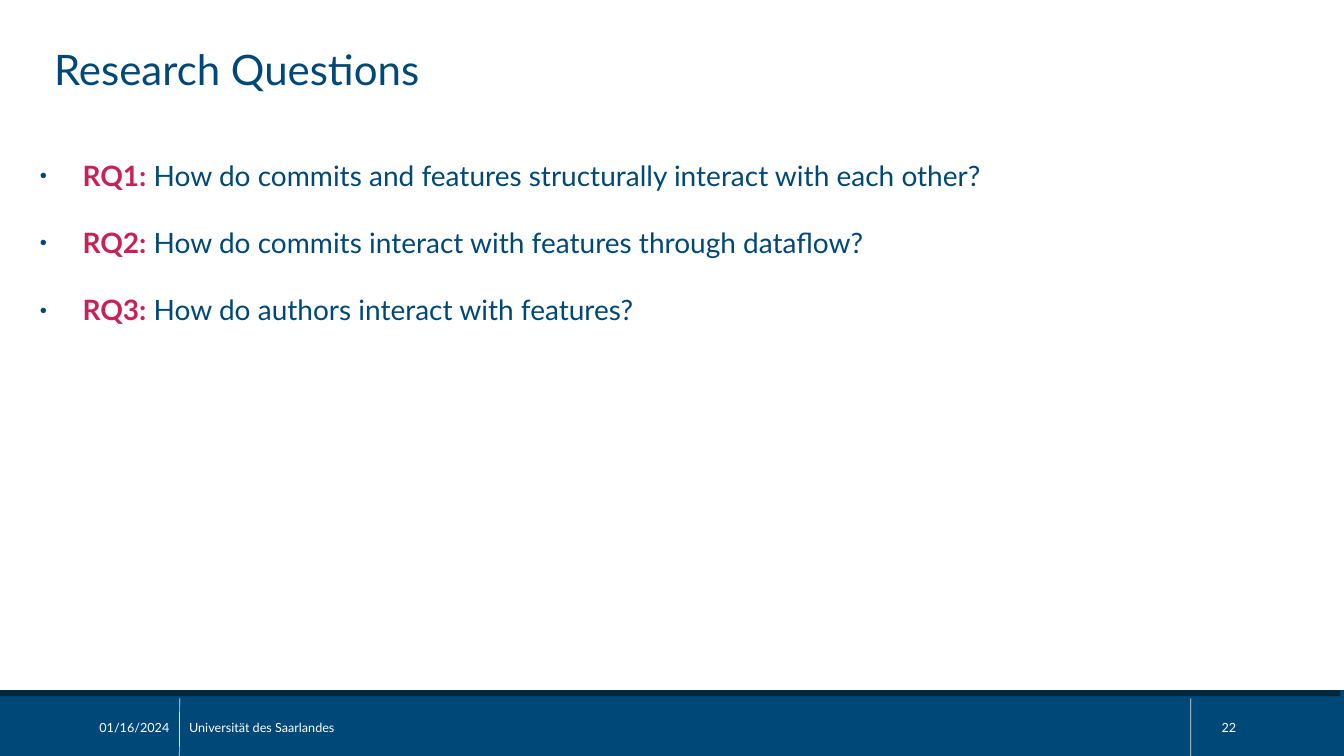
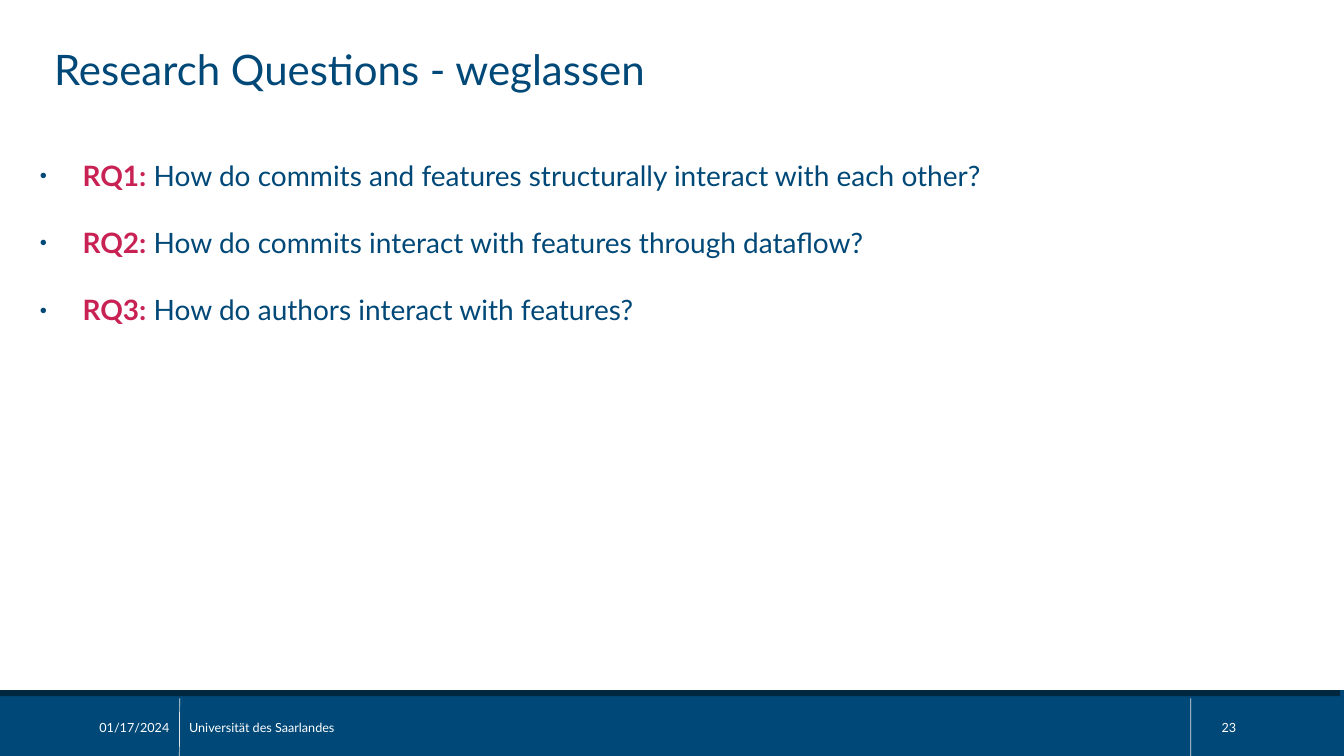
Before and after one commit to sisteu56/bachelor, a slide deck: slide 23 of pres/bachelor_thesis_pres.odp (slide 22 before the commit). Drawn at 1344x756 pixels with LibreOffice and Linux fonts; fonts in the diff are those of the drawing. Boxes give left, top, right and bottom in pixels: in the first picture for what was removed or moved away, otherwise in the second. Text is boxed around its words. In the diff, an @@ line names an element or a change of style, - is before the commit and + after.

```diff
--- a/pres/bachelor_thesis_pres.odp
+++ b/pres/bachelor_thesis_pres.odp
@@ text at (54, 54, 644, 93): text changed @@
-Research Questions
+Research Questions - weglassen
@@ text at (99, 723, 169, 733): text changed @@
-01/16/2024
+01/17/2024
@@ page number at (1222, 723, 1237, 732): text changed @@
-22
+23
```
Also in this commit, not shown: 24 other slides changed, 1 slide added, 2 slides removed.
